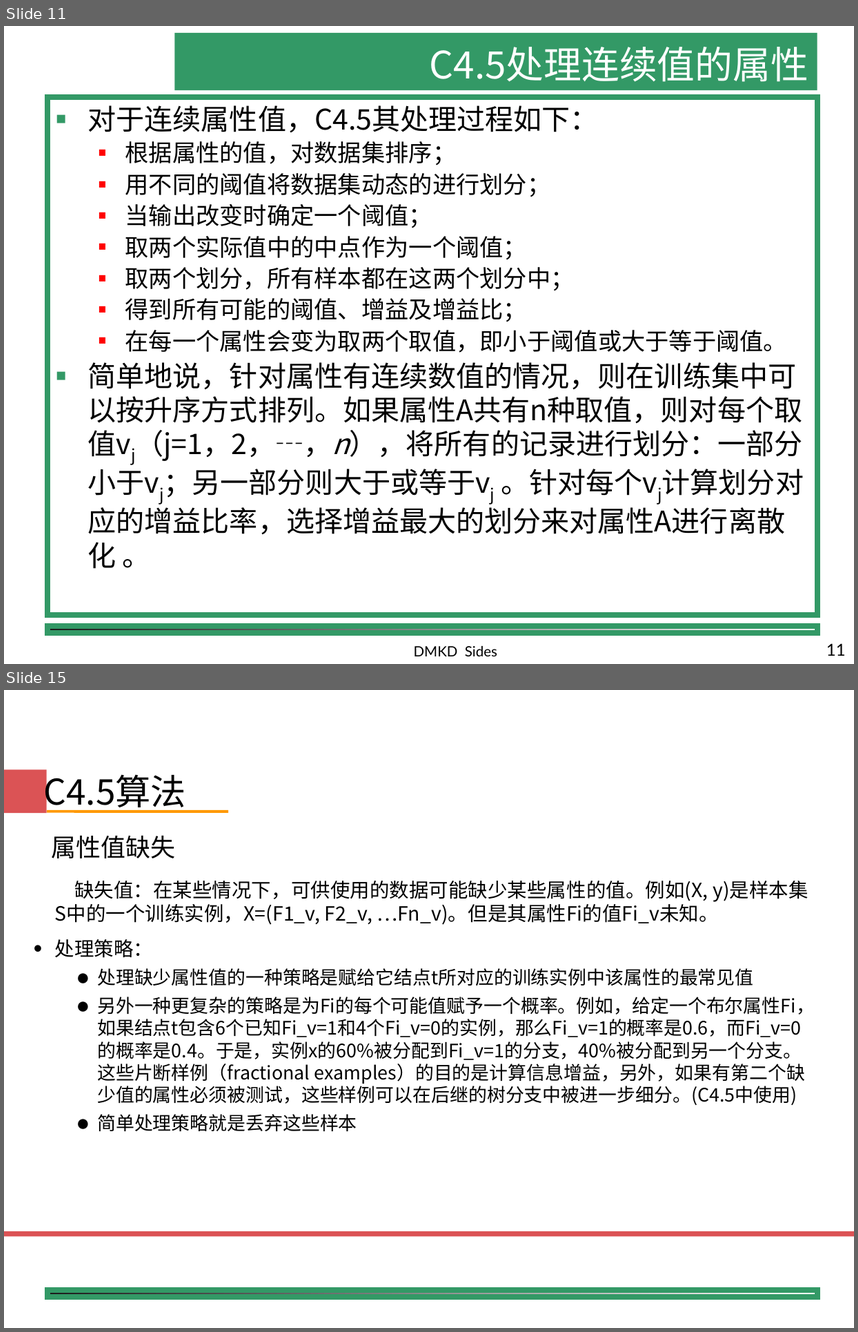
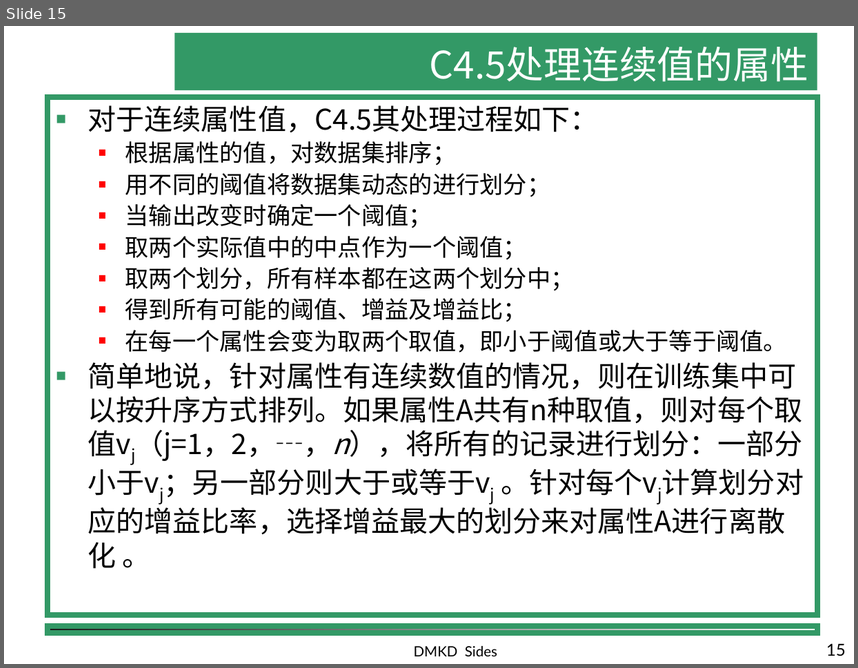
Before and after one commit to shfkuang/shfkuang.github.io, a slide deck: dm/ch4.3.ppt. Shown one above the other, each under a label of ours: slides 11 and 15 before the commit, slide 15 after it; the slides between them are not shown. The pictures are 858x1332 and 858x668 pixels, drawn with LibreOffice and Linux fonts; fonts in the diff are those of the drawing; background and template pictures are left out. Boxes give left, top, right and bottom in pixels: in the first picture for what was removed or moved away, otherwise in the second. Text is boxed around its words. In the diff, an @@ line names an element or a change of style, - is before the commit and + after.

```diff
--- a/dm/ch4.3.ppt
+++ b/dm/ch4.3.ppt
@@ slide 15 removed at box(4, 690, 854, 1328), background #FFFFFF; not listed: 1 template element that a slide beside it also shows @@
@@ rectangle removed at box(4, 770, 47, 814) @@
@@ text removed at box(44, 769, 187, 813) @@
-C4.5算法
@@ line removed from (47, 811) to (228, 811) @@
@@ text removed at box(51, 835, 175, 858) @@
-属性值缺失
@@ text removed at box(55, 880, 815, 1131) @@
-• 缺缺失值：在某些情况下，可供使用的数据可能缺少某些属性的值。例如(X, y)是样本集S中的一个训练实例，X=(F1_v, F2_v, …Fn_v)。但是其属性Fi的值Fi_v未知。
-• 处理策略：
-  ● 处理缺少属性值的一种策略是赋给它结点t所对应的训练实例中该属性的最常见值
-  ● 另外一种更复杂的策略是为Fi的每个可能值赋予一个概率。例如，给定一个布尔属性Fi，如果结点t包含6个已知Fi_v=1和4个Fi_v=0的实例，那么Fi_v=1的概率是0.6，而Fi_v=0的概率是0.4。于是，实例x的60%被分配到Fi_v=1的分支，40%被分配到另一个分支。这些片断样例（fractional examples）的目的是计算信息增益，另外，如果有第二个缺少值的属性必须被测试，这些样例可以在后继的树分支中被进一步细分。(C4.5中使用)
-  ● 简单处理策略就是丢弃这些样本
@@ rectangle removed at box(4, 1231, 854, 1236) @@
@@ what was slide 11 is now slide 15 @@
@@ page number at box(826, 643, 846, 655): text changed @@
-11
+15
```
Also in this commit, not shown: 9 slides changed, 12 slides added, 7 other slides removed, 1 other file.
